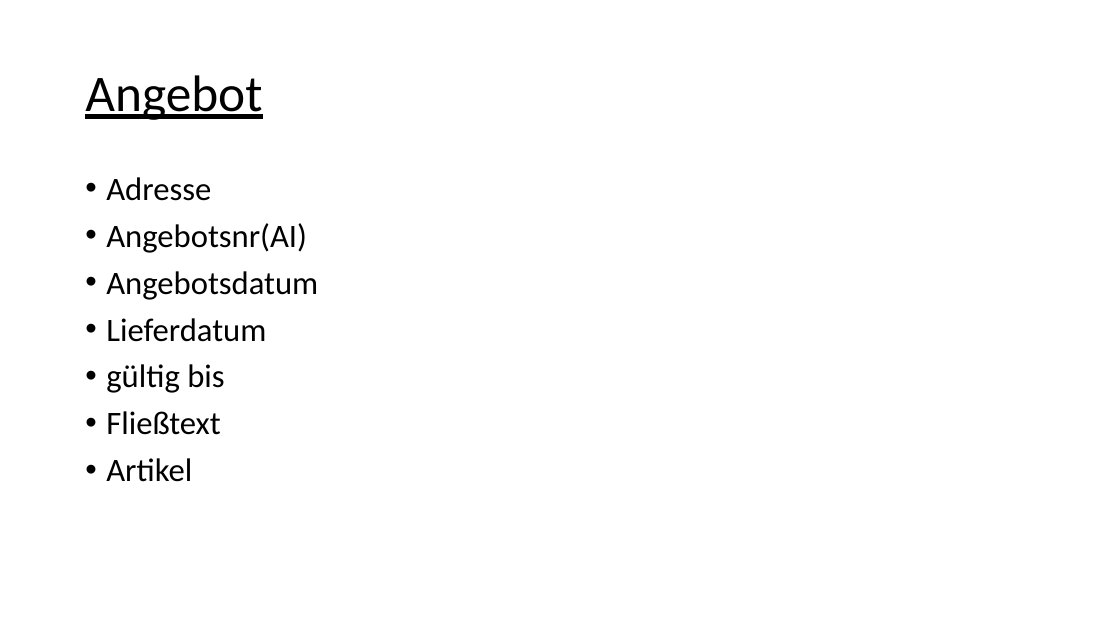
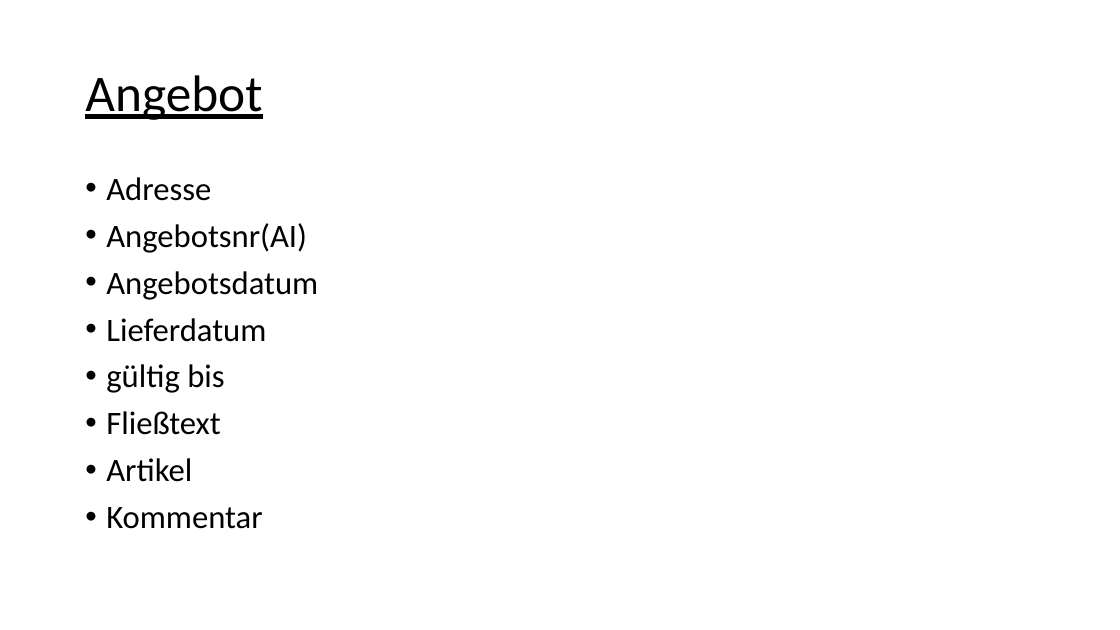
Before and after one commit to BPM-Technik/JetInv, a slide deck: slide 4 of JetInv.pptx. Drawn at 1120x630 pixels with LibreOffice and Linux fonts; fonts in the diff are those of the drawing. Boxes give left, top, right and bottom in pixels: in the first picture for what was removed or moved away, otherwise in the second. Text is boxed around its words. In the diff, an @@ line names an element or a change of style, - is before the commit and + after.

```diff
--- a/JetInv.pptx
+++ b/JetInv.pptx
@@ text at [106, 507, 262, 529]: paragraph added @@
+• Kommentar
```
Also in this commit, not shown: 1 other slide changed, 4 other files.
